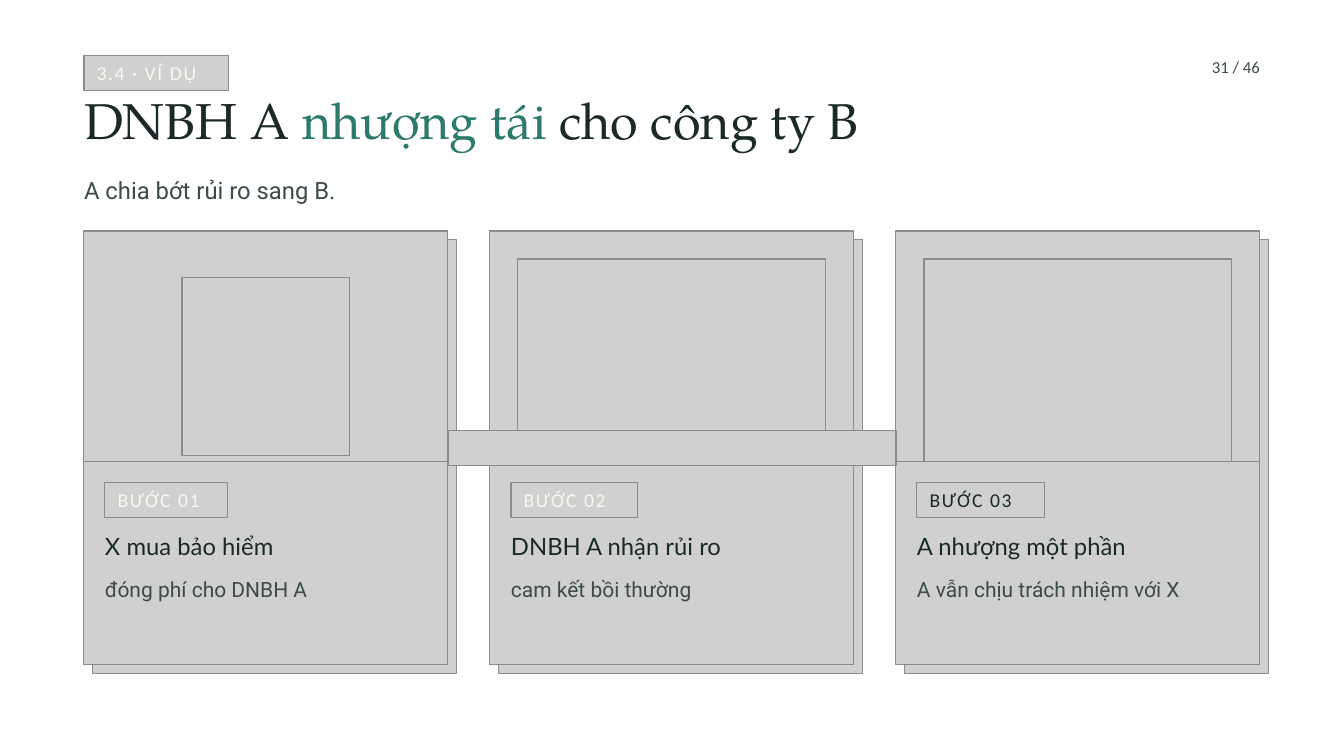
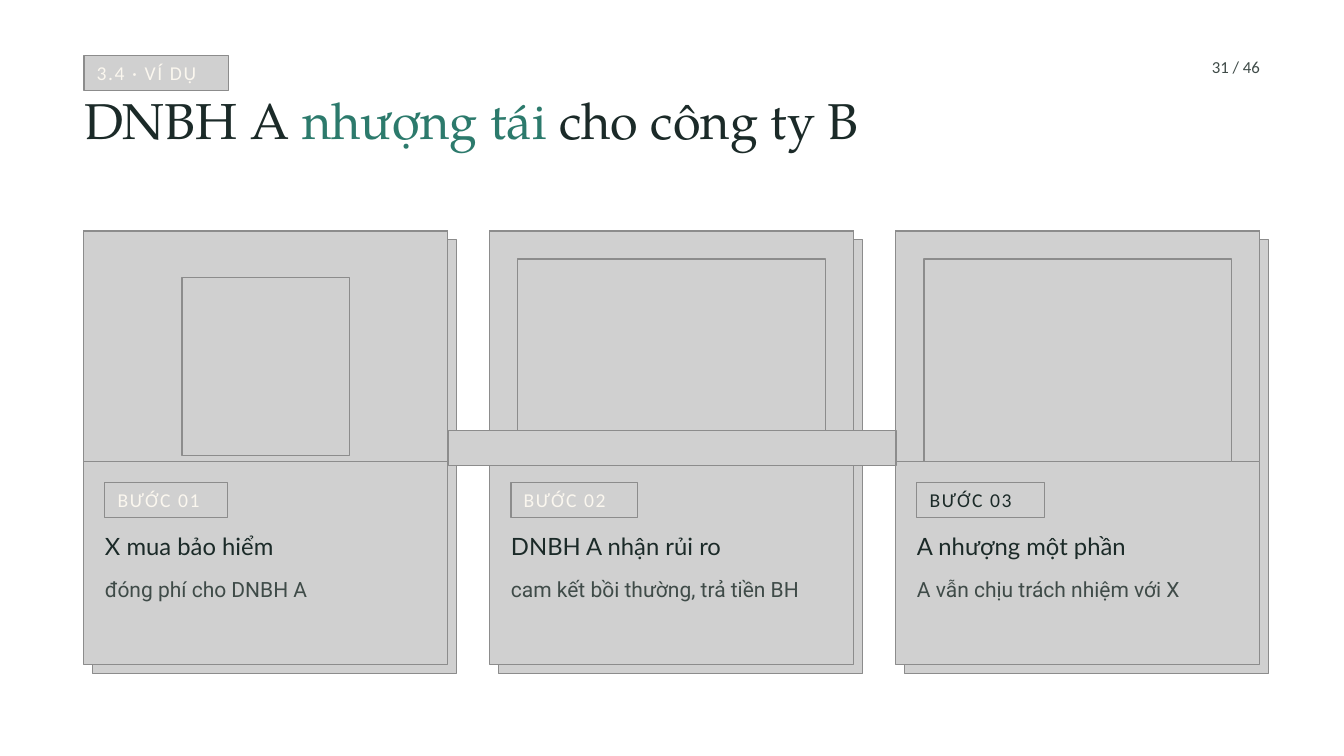
Before and after one commit to tranquanghaofake-dotcom/Law, a slide deck: slide 31 of docs/bai/ch3-bao-hiem-thuong-mai/bao-hiem-thuong-mai.pptx. Drawn at 1344x756 pixels with LibreOffice and Linux fonts; fonts in the diff are those of the drawing; grey boxes stand for pictures; background and template pictures are left out. Boxes give left, top, right and bottom in pixels: in the first picture for what was removed or moved away, otherwise in the second. Text is boxed around its words. In the diff, an @@ line names an element or a change of style, - is before the commit and + after.

```diff
--- a/docs/bai/ch3-bao-hiem-thuong-mai/bao-hiem-thuong-mai.pptx
+++ b/docs/bai/ch3-bao-hiem-thuong-mai/bao-hiem-thuong-mai.pptx
@@ text removed at (84, 179, 335, 204) @@
-A chia bớt rủi ro sang B.
@@ text at (511, 580, 799, 602): text changed @@
-cam kết bồi thường
+cam kết bồi thường, trả tiền BH
```
Also in this commit, not shown: 19 other slides changed, 6 other files.
